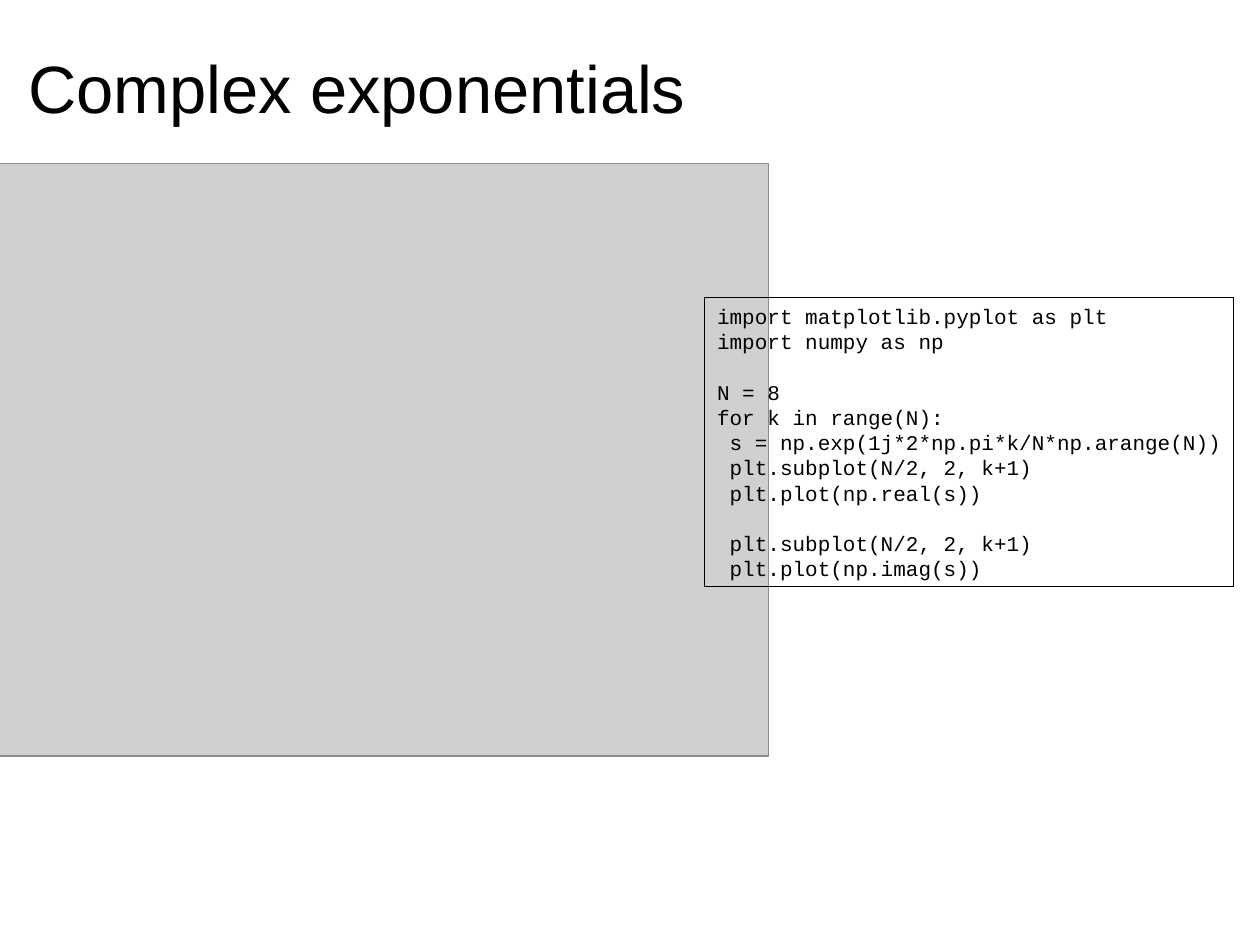
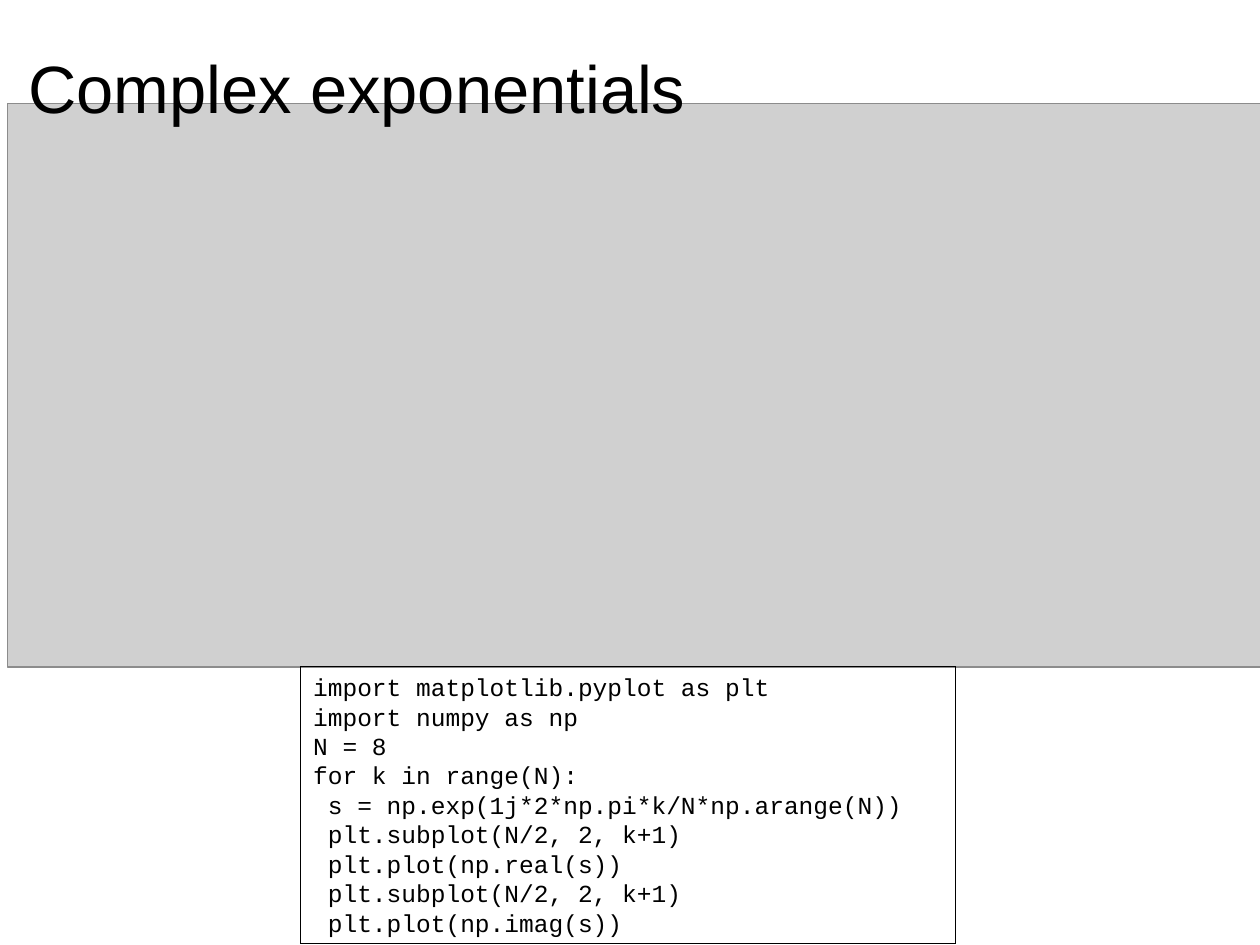
Before and after one commit to MTG/sms-tools, a slide deck: slide 7 of teaching-material/lectures/2-DFT/2-DFT.odp. Drawn at 1260x945 pixels with LibreOffice and Linux fonts; fonts in the diff are those of the drawing; grey boxes stand for pictures. Boxes give left, top, right and bottom in pixels: in the first picture for what was removed or moved away, otherwise in the second. Text is boxed around its words. In the diff, an @@ line names an element or a change of style, - is before the commit and + after.

```diff
--- a/teaching-material/lectures/2-DFT/2-DFT.odp
+++ b/teaching-material/lectures/2-DFT/2-DFT.odp
@@ picture: place and size @@
-picture at bbox=[0, 164, 769, 756]
+picture at bbox=[8, 103, 1260, 667]
@@ rectangle "import matplotlib.pyplot as plt": place and size @@
-rectangle "import matplotlib.pyplot as plt" at bbox=[704, 297, 1234, 587]
+rectangle "import matplotlib.pyplot as plt" at bbox=[301, 667, 956, 944]
@@ rectangle "import matplotlib.pyplot as plt" at bbox=[301, 667, 956, 944]: size 12 to 14 pt @@
```
Also in this commit, not shown: 4 other slides changed, 1 other file.
